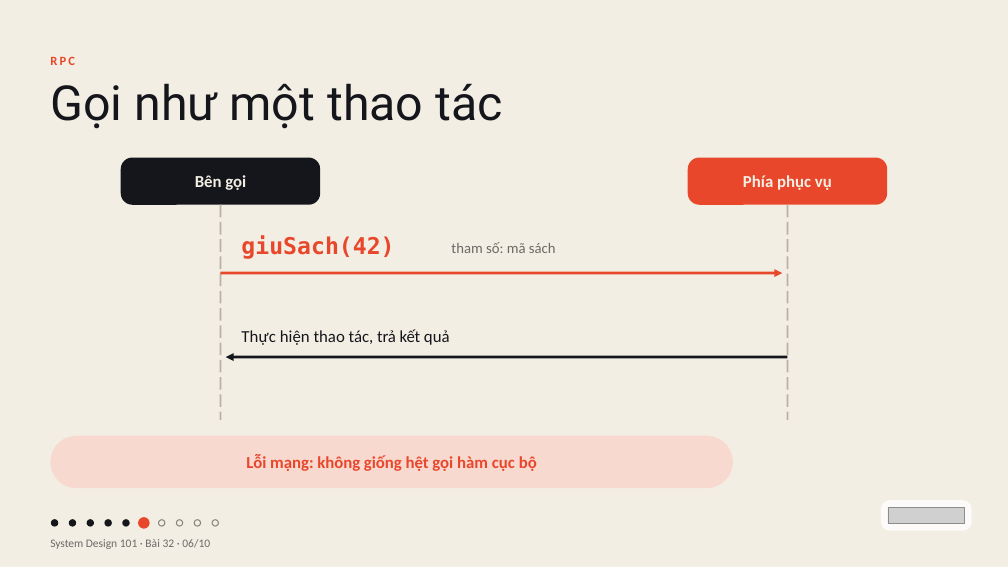
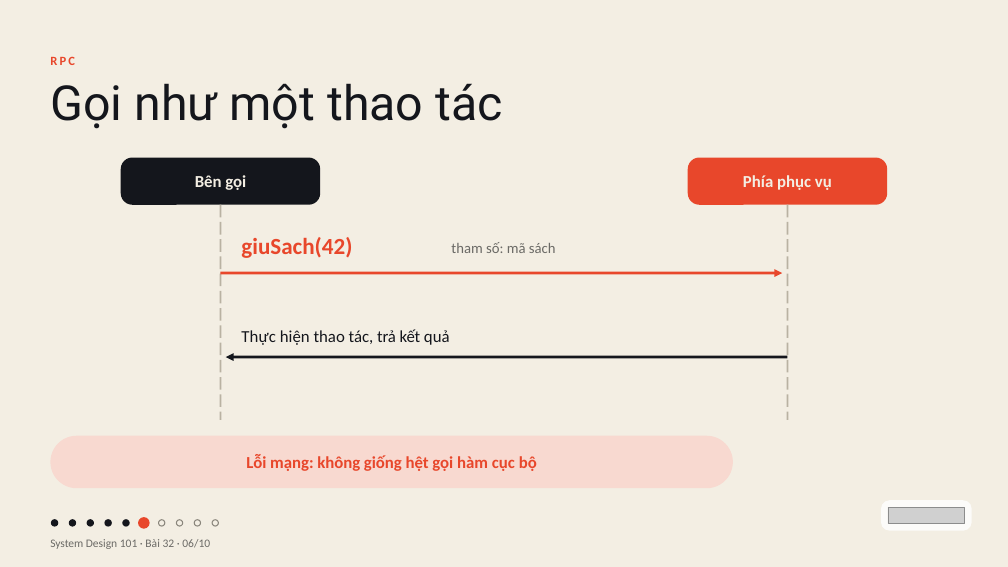
Before and after one commit to vohoailinh90/tool-marketing-studio, a slide deck: slide 6 of system-design-101/vi/lessons/sd-01-032/slides/sd-01-032.pptx. Drawn at 1008x567 pixels with LibreOffice and Linux fonts; fonts in the diff are those of the drawing; grey boxes stand for pictures. Boxes give left, top, right and bottom in pixels: in the first picture for what was removed or moved away, otherwise in the second. Text is boxed around its words. In the diff, an @@ line names an element or a change of style, - is before the commit and + after.

```diff
--- a/system-design-101/vi/lessons/sd-01-032/slides/sd-01-032.pptx
+++ b/system-design-101/vi/lessons/sd-01-032/slides/sd-01-032.pptx
@@ text "giuSach(42)" at bbox=[241, 237, 352, 258]: font DejaVu Sans Mono to Calibri, letter spacing 0.1 to 0 pt @@
```
Also in this commit, not shown: 1 other slide changed, 1 other file.
